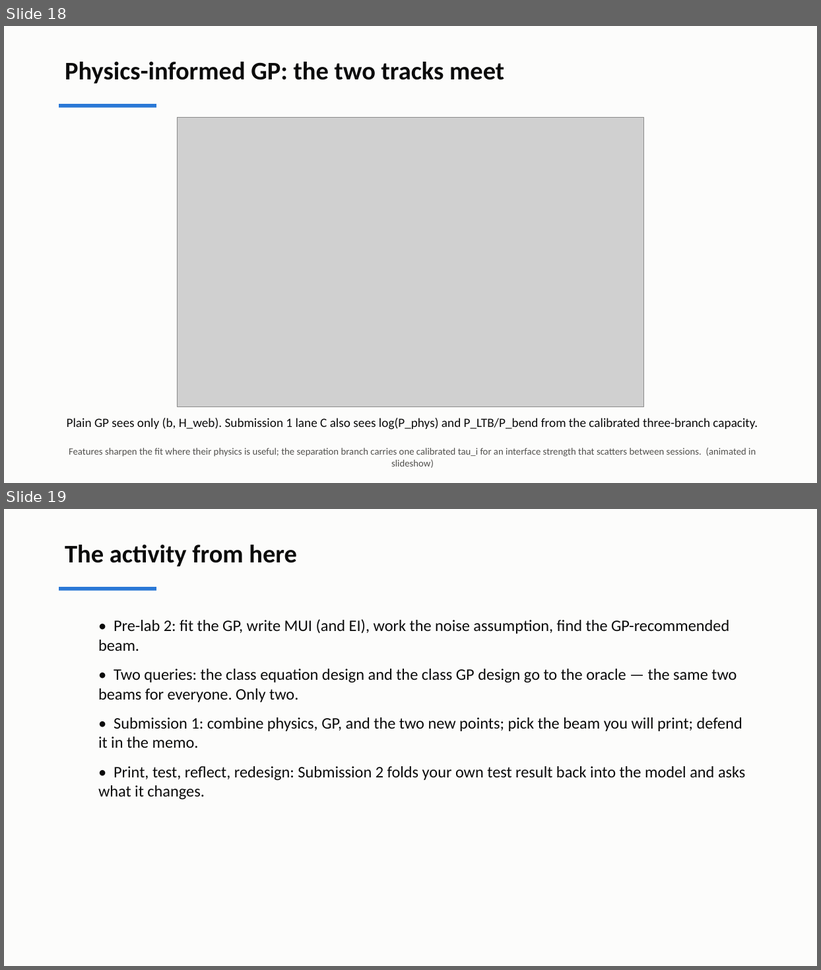
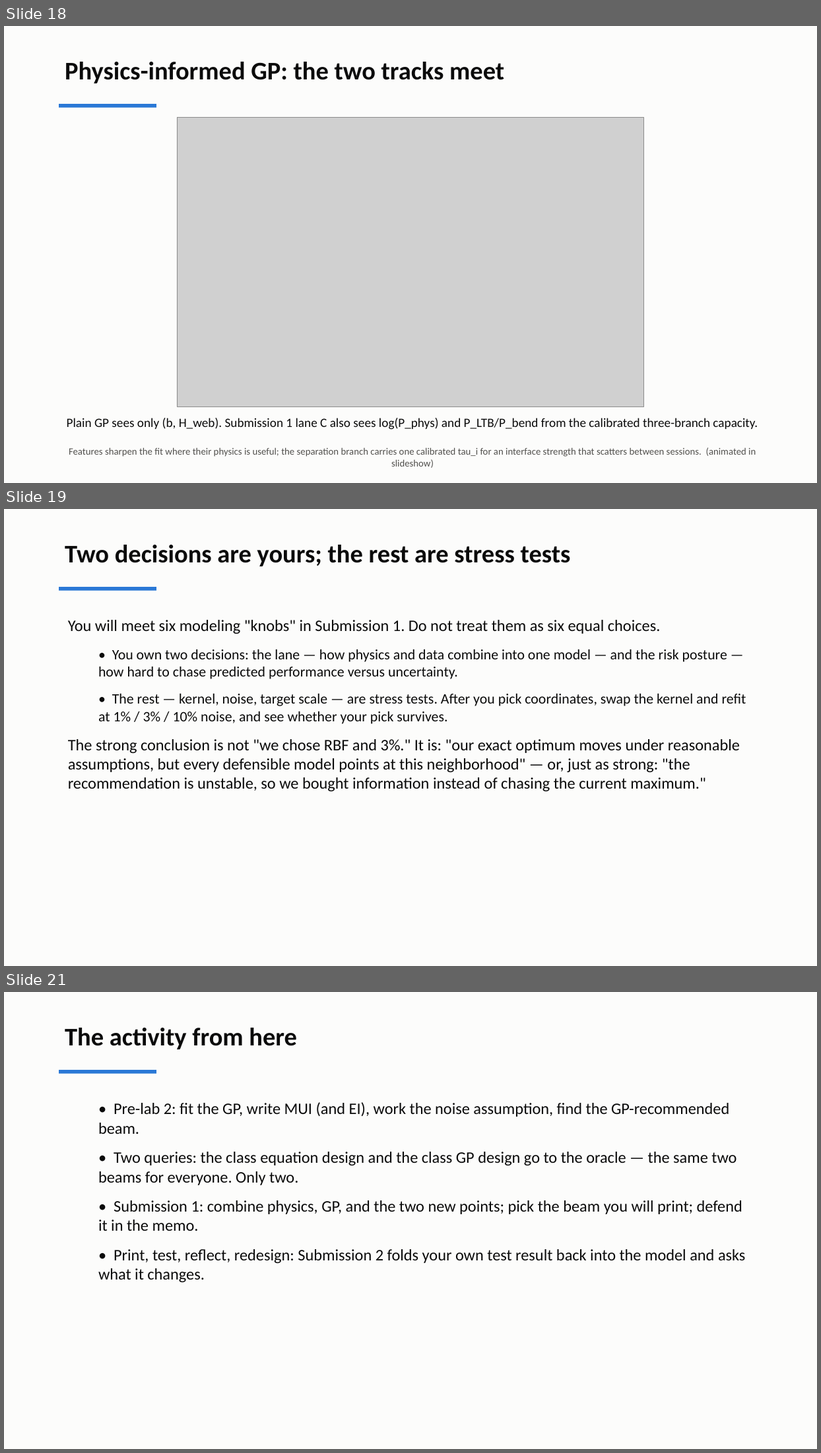
Before and after one commit to andrewvoss8-boop/core-me-data-science-activities-public, a slide deck: me323/Module1_drafts/ME323_Module1_Lecture2.pptx. Shown one above the other, each under a label of ours: slides 18 and 19 before the commit, slides 18, 19 and 21 after it; the slides between them are not shown. The pictures are 821x970 and 821x1453 pixels, drawn with LibreOffice and Linux fonts; fonts in the diff are those of the drawing; grey boxes stand for pictures. Boxes give left, top, right and bottom in pixels: in the first picture for what was removed or moved away, otherwise in the second. Text is boxed around its words. In the diff, an @@ line names an element or a change of style, - is before the commit and + after.

```diff
--- a/me323/Module1_drafts/ME323_Module1_Lecture2.pptx
+++ b/me323/Module1_drafts/ME323_Module1_Lecture2.pptx
@@ slide 19 added at (4, 509, 817, 966), background #FCFCFB @@
@@ text added at (65, 545, 571, 566), 30 pt, text #0B0B0B, bold @@
+Two decisions are yours; the rest are stress tests
@@ rectangle added at (59, 587, 156, 591), fill #2A78D6 @@
@@ text added at (68, 620, 746, 792), 19 pt, text #0B0B0B @@
+You will meet six modeling "knobs" in Submission 1. Do not treat them as six equal choices.
+  • You own two decisions: the lane — how physics and data combine into one model — and the risk posture — how hard to chase predicted performance versus uncertainty.
+  • The rest — kernel, noise, target scale — are stress tests. After you pick coordinates, swap the kernel and refit at 1% / 3% / 10% noise, and see whether your pick survives.
+The strong conclusion is not "we chose RBF and 3%." It is: "our exact optimum moves under reasonable assumptions, but every defensible model points at this neighborhood" — or, just as strong: "the recommendation is unstable, so we bought information instead of chasing the current maximum."
@@ what was slide 19 is now slide 21 @@
```
Also in this commit, not shown: 5 slides changed, 1 other slide added, 20 other files.
